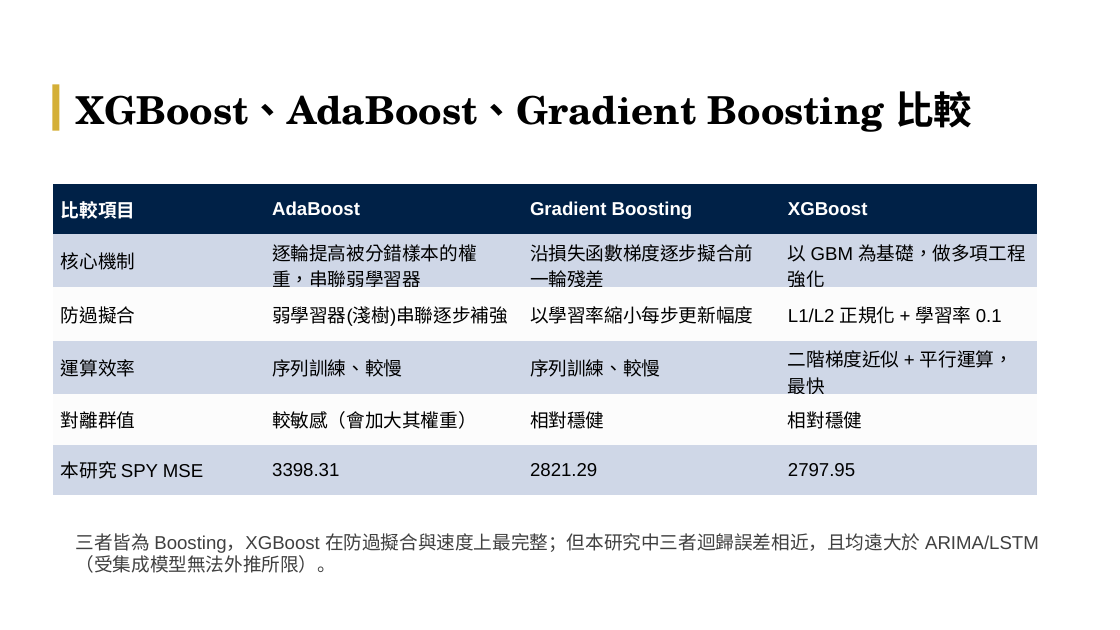
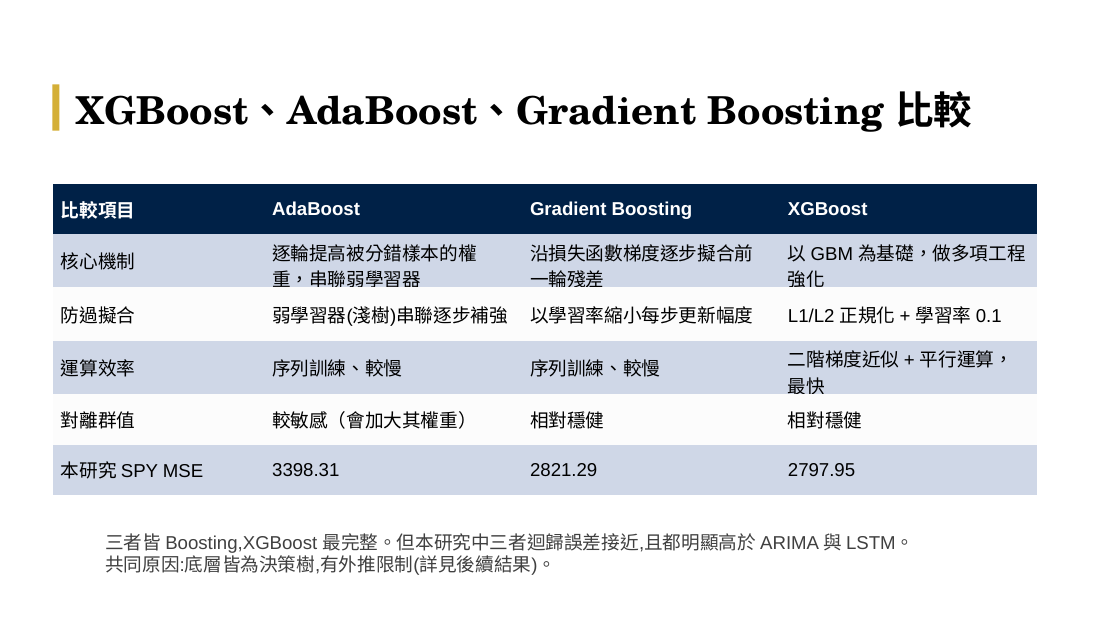
Before and after one commit to Tzu-Lin/ETF-AI-Project, a slide deck: slide 16 of 林子瑜-LLM_ETF_修訂九版_v20260628.pptx. Drawn at 1120x630 pixels with LibreOffice and Linux fonts; fonts in the diff are those of the drawing. Boxes give left, top, right and bottom in pixels: in the first picture for what was removed or moved away, otherwise in the second. Text is boxed around its words. In the diff, an @@ line names an element or a change of style, - is before the commit and + after.

```diff
--- a/林子瑜-LLM_ETF_修訂九版_v20260628.pptx
+++ b/林子瑜-LLM_ETF_修訂九版_v20260628.pptx
@@ text at [105, 533, 914, 575]: text changed @@
-三者皆為 Boosting，XGBoost 在防過擬合與速度上最完整；但本研究中三者迴歸誤差相近，且均遠大於 ARIMA/LSTM（受集成模型無法外推所限）。
+三者皆 Boosting,XGBoost 最完整。但本研究中三者迴歸誤差接近,且都明顯高於 ARIMA 與 LSTM。
+共同原因:底層皆為決策樹,有外推限制(詳見後續結果)。
```
Also in this commit, not shown: 3 other slides changed, 2 other files.
